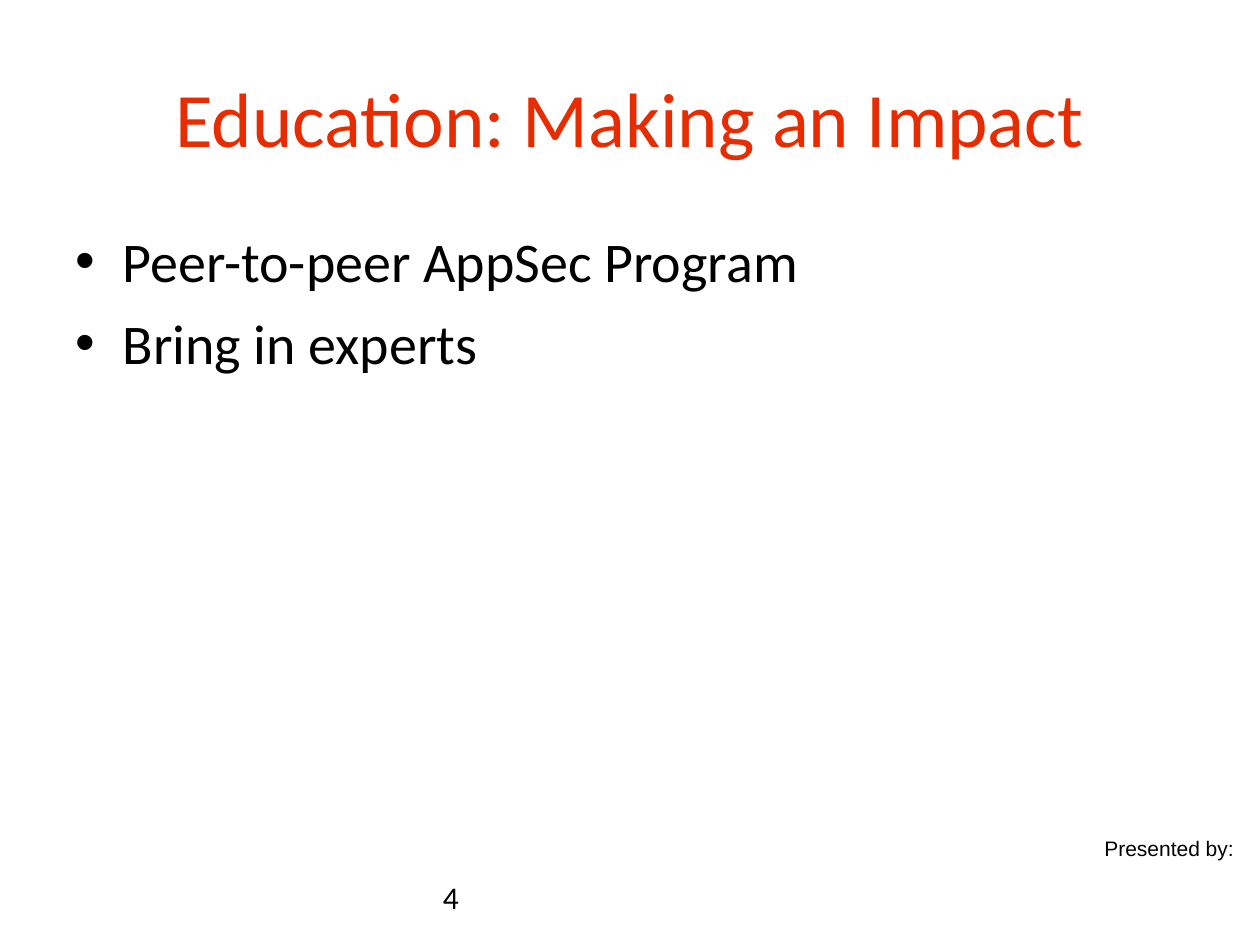
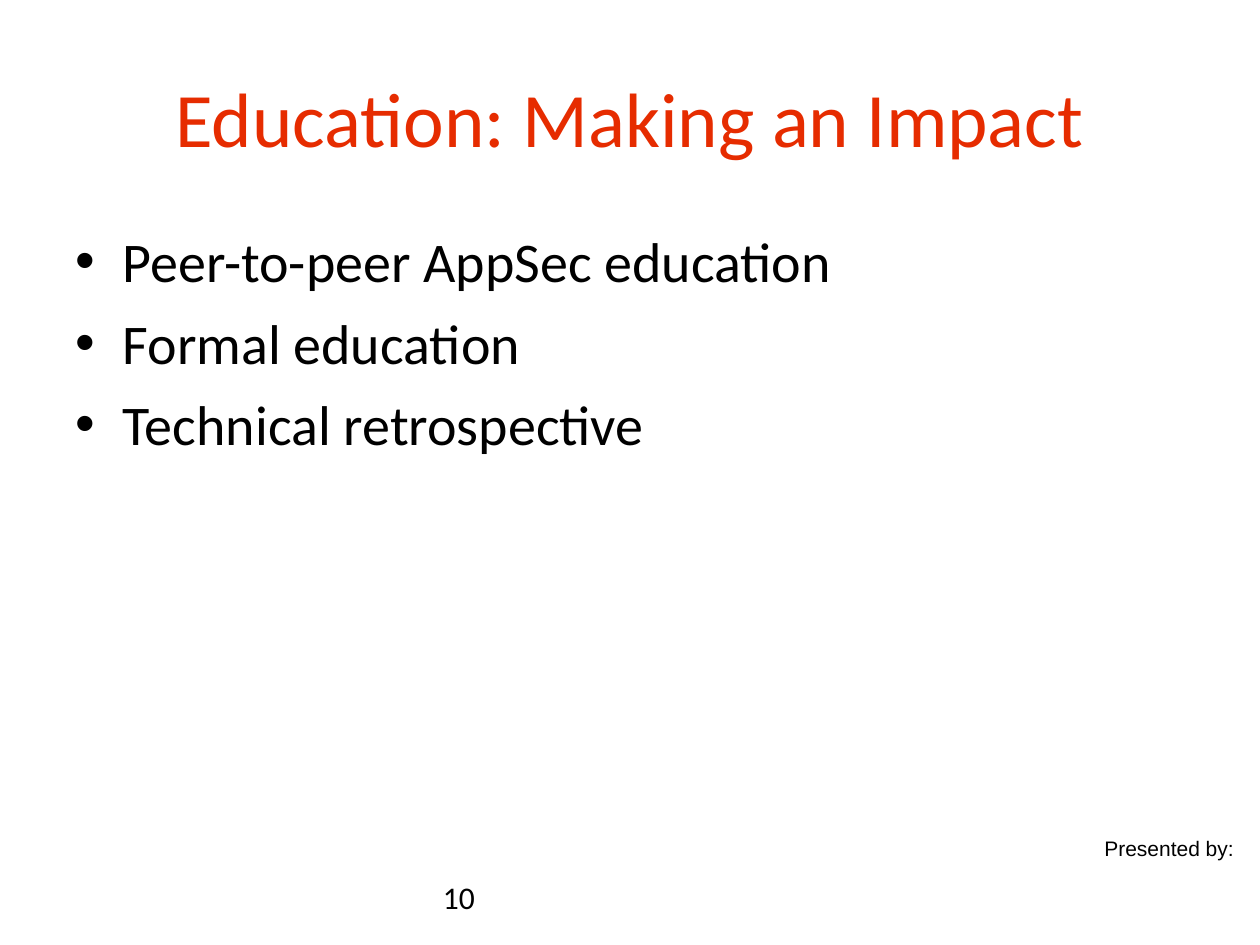
Before and after one commit to danielsomerfield/app-sec-presentation, a slide deck: slide 10 of AppSec Presentation Deck Day 5.ppt (slide 4 before the commit). Drawn at 1260x945 pixels with LibreOffice and Linux fonts; fonts in the diff are those of the drawing; background and template pictures are left out. Boxes give left, top, right and bottom in pixels: in the first picture for what was removed or moved away, otherwise in the second. Text is boxed around its words. In the diff, an @@ line names an element or a change of style, - is before the commit and + after.

```diff
--- a/AppSec Presentation Deck Day 5.ppt
+++ b/AppSec Presentation Deck Day 5.ppt
@@ text at (x1=123, y1=243, x2=830, y2=454): text changed @@
-• Peer-to-peer AppSec Program
-• Bring in experts
+• Peer-to-peer AppSec education
+• Formal education
+• Technical retrospective
@@ page number at (x1=443, y1=888, x2=475, y2=910): text changed @@
-4
+10
```
Also in this commit, not shown: 4 other slides changed, 13 slides added, 8 slides removed, 4 other files.
